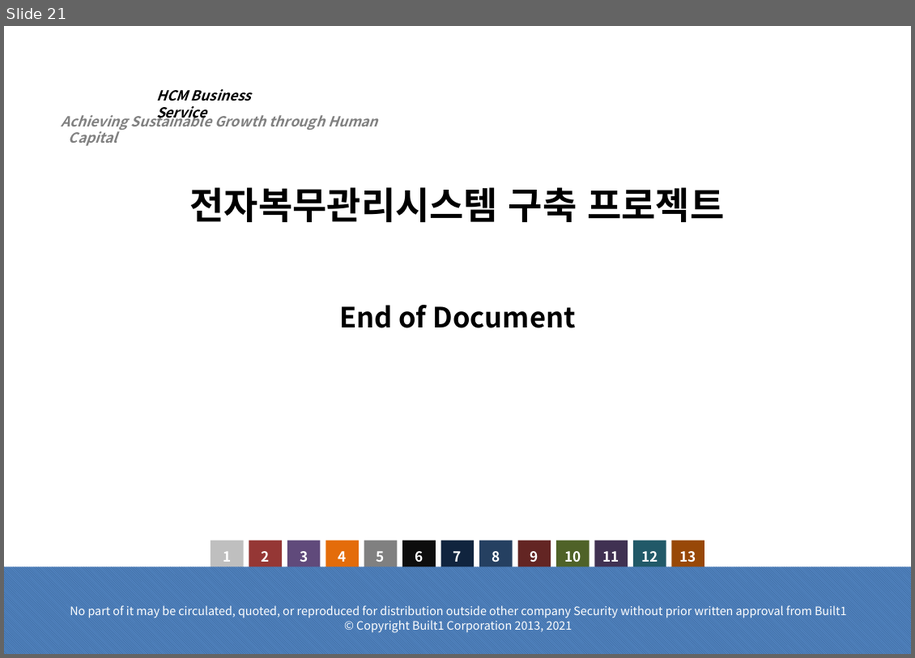
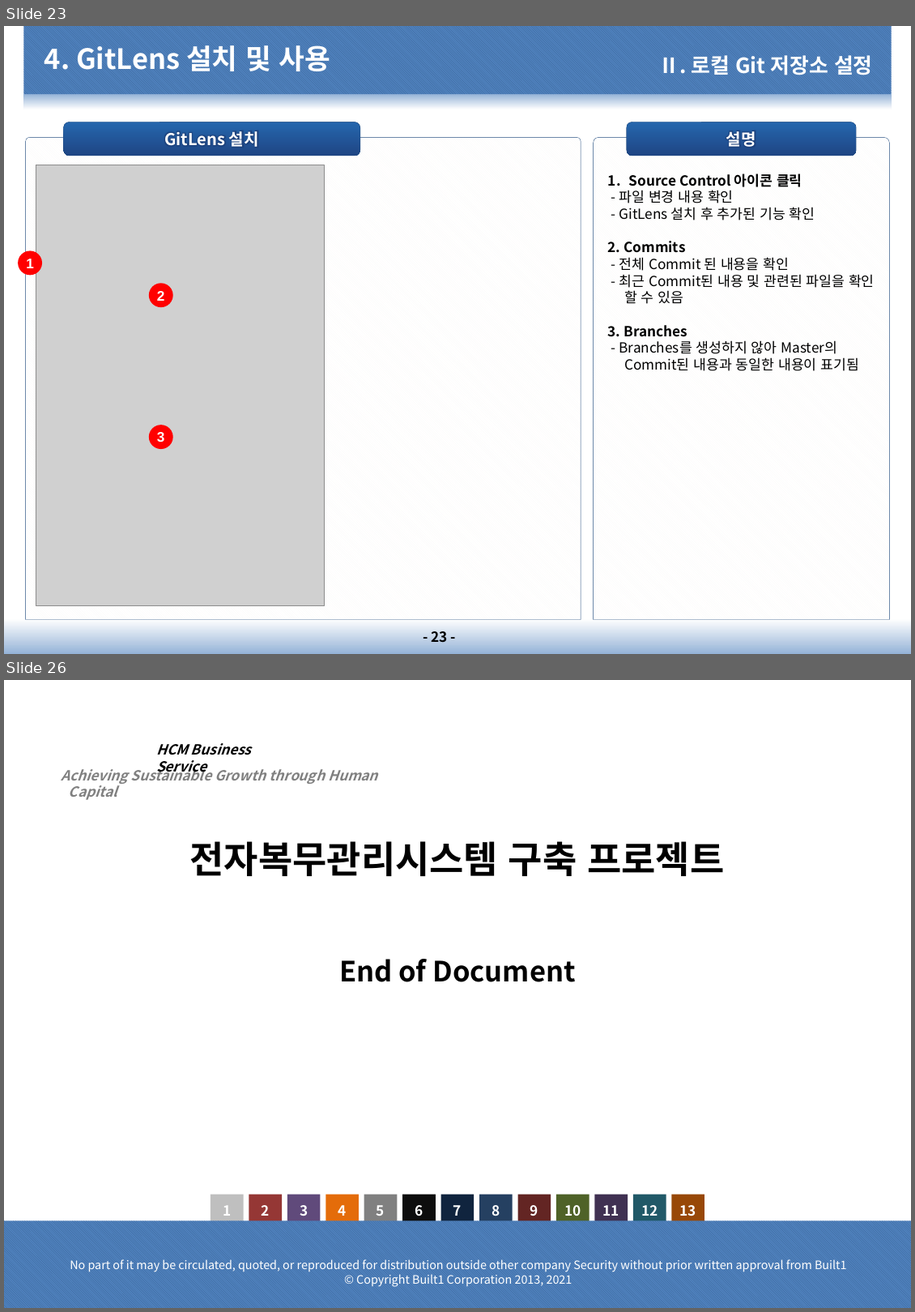
Before and after one commit to dims1111/ESM, a slide deck: document/10.프로젝트 관리(PM)/PM-1200.소프트웨어/PM-1210.GitHub 설명서/PM-1210.GitHub 설명서_20210201_v1.0.pptx. Shown one above the other, each under a label of ours: slide 21 before the commit, slides 23 and 26 after it; the slides between them are not shown. The pictures are 915x658 and 915x1312 pixels, drawn with LibreOffice and Linux fonts; fonts in the diff are those of the drawing; grey boxes stand for pictures; background and template pictures are left out. Boxes give left, top, right and bottom in pixels: in the first picture for what was removed or moved away, otherwise in the second. Text is boxed around its words. In the diff, an @@ line names an element or a change of style, - is before the commit and + after.

Commit message:
Git Test Second 파일 수정 및 PPT 수정

```diff
--- a/document/10.프로젝트 관리(PM)/PM-1200.소프트웨어/PM-1210.GitHub 설명서/PM-1210.GitHub 설명서_20210201_v1.0.pptx
+++ b/document/10.프로젝트 관리(PM)/PM-1200.소프트웨어/PM-1210.GitHub 설명서/PM-1210.GitHub 설명서_20210201_v1.0.pptx
@@ slide 23 added at bbox=[4, 26, 911, 654], background #FFFFFF @@
@@ rectangle added at bbox=[24, 26, 892, 94], fill pattern #376092 on #4F81BD @@
@@ title added at bbox=[44, 45, 330, 71], 24 pt, text #FFFFFF, bold @@
+4. GitLens 설치 및 사용
@@ text added at bbox=[658, 55, 873, 75], 18 pt, text #FFFFFF, bold @@
+Ⅱ. 로컬 Git 저장소 설정
@@ rectangle added at bbox=[24, 94, 892, 109], fill gradient #95B3D7 to #FFFFFF @@
@@ rounded rectangle added at bbox=[63, 122, 360, 156], fill gradient #2566AD to #1F4685, outline #1F497D 0.25 pt, 14 pt, text #FFFFFF, bold @@
+GitLens 설치
@@ rounded rectangle added at bbox=[627, 122, 857, 156], fill gradient #2566AD to #1F4685, outline #1F497D 0.25 pt, 14 pt, text #FFFFFF, bold @@
+설명
@@ round same rect added at bbox=[26, 138, 582, 620], fill pattern #FBFAF7 on #FFFFFF, outline #1F497D 0.25 pt @@
@@ round same rect added at bbox=[594, 138, 890, 620], fill pattern #FBFAF7 on #FFFFFF, outline #1F497D 0.25 pt, 12 pt, text #000000 @@
+1. Source Control 아이콘 클릭
+- 파일 변경 내용 확인
+- GitLens 설치 후 추가된 기능 확인
+2. Commits
+- 전체 Commit 된 내용을 확인
+- 최근 Commit된 내용 및 관련된 파일을 확인 할 수 있음
+3. Branches
+- Branches를 생성하지 않아 Master의 Commit된 내용과 동일한 내용이 표기됨
@@ picture added at bbox=[36, 165, 324, 606] @@
@@ ellipse added at bbox=[19, 251, 42, 275], fill #FF0000, outline #FF0000 1 pt, 12 pt, text #FFFFFF, bold @@
+1
@@ ellipse added at bbox=[150, 284, 173, 307], fill #FF0000, outline #FF0000 1 pt, 12 pt, text #FFFFFF, bold @@
+2
@@ ellipse added at bbox=[150, 425, 173, 449], fill #FF0000, outline #FF0000 1 pt, 12 pt, text #FFFFFF, bold @@
+3
@@ rectangle added at bbox=[4, 619, 911, 654], fill gradient #95B3D7 to #FFFFFF @@
@@ page number added at bbox=[431, 627, 447, 642], 12 pt, text #000000, bold @@
+- 23 -
@@ what was slide 21 is now slide 26 @@
```
Also in this commit, not shown: 3 slides changed, 4 other slides added, 1 other file.
